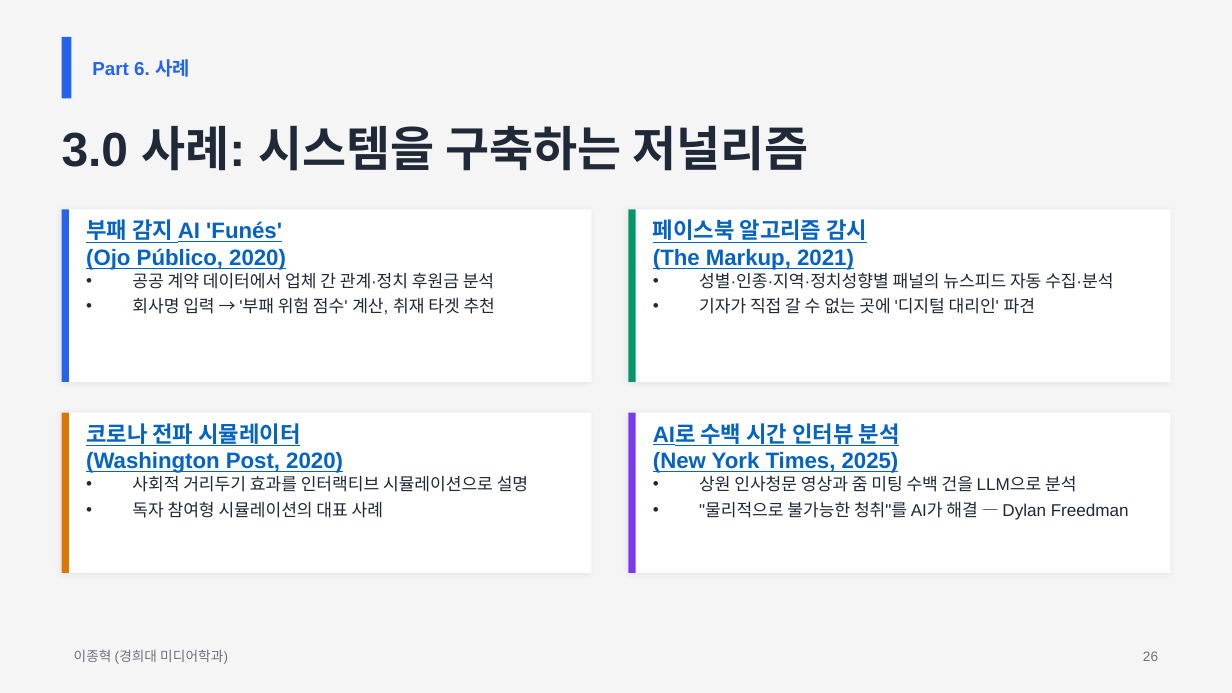
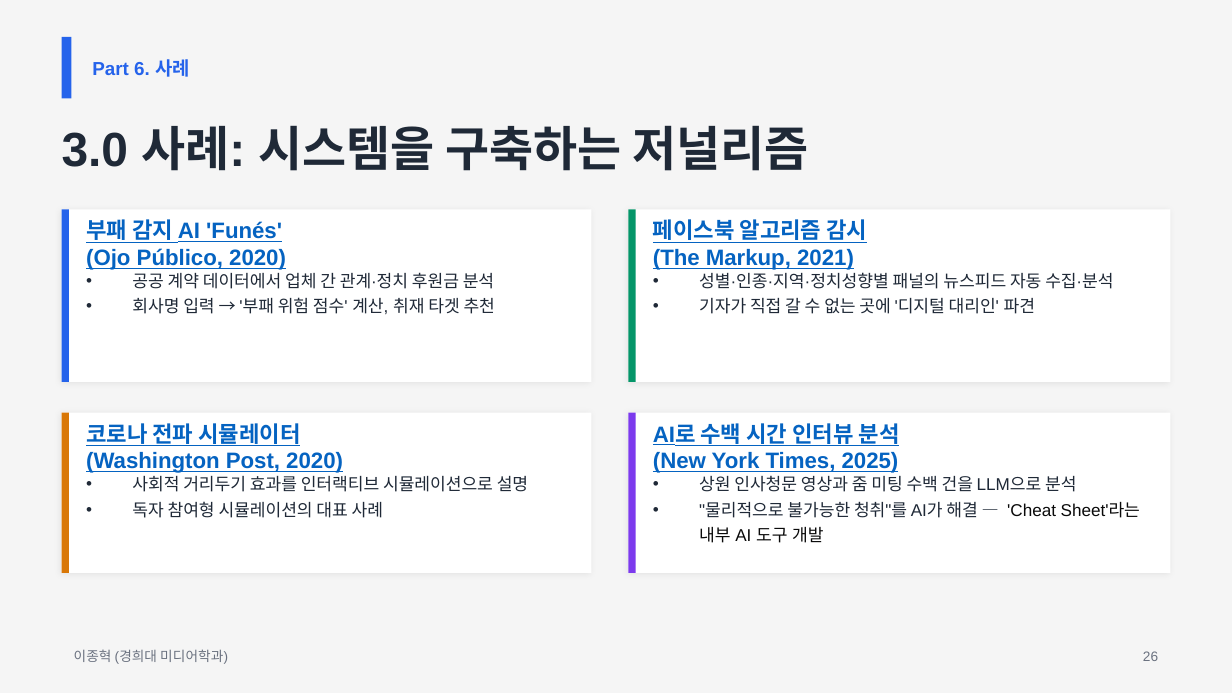
Before and after one commit to jonghhhh/2026_1, a slide deck: slide 21 of data-journalism/데이터저널리즘_이론과실무_022826.pptx. Drawn at 1232x693 pixels with LibreOffice and Linux fonts; fonts in the diff are those of the drawing. Boxes give left, top, right and bottom in pixels: in the first picture for what was removed or moved away, otherwise in the second. Text is boxed around its words. In the diff, an @@ line names an element or a change of style, - is before the commit and + after.

```diff
--- a/data-journalism/데이터저널리즘_이론과실무_022826.pptx
+++ b/data-journalism/데이터저널리즘_이론과실무_022826.pptx
@@ text at box(699, 501, 1140, 543): text changed; text colour #1F2937 to #0A0A0A @@
-• "물리적으로 불가능한 청취"를 AI가 해결 — Dylan Freedman
+• "물리적으로 불가능한 청취"를 AI가 해결 — 'Cheat Sheet'라는 내부 AI 도구 개발
```
Also in this commit, not shown: 1 other slide changed, 1 other file.
